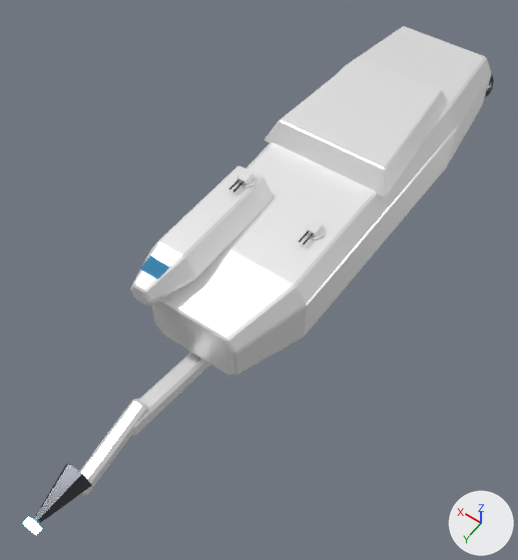
Before and after pictures for a commit that changed the glTF model public/models/ships/staratel.glb.
Both versions are drawn from a 50 mm camera at (-0.86, 1.56, 1.8) aimed at (-0.03, 0.4, -0.01). Lighting does not change. The marker at lower right points along +X, +Y and +Z. The first picture is the older version. Where no turn or scale is listed for an object, it has been applied to the vertices.

Objects in the first picture: 'Бункер', 'Бур', 'Кабина_сбоку', 'Корпус', 'Стрела_1', 'Стрела_2' and 7 more.
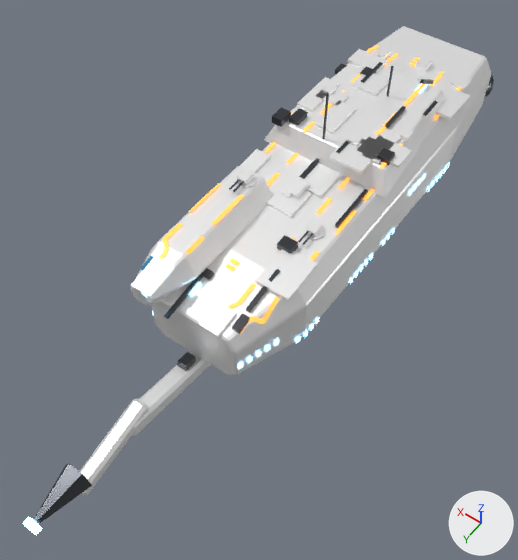
What differs and where, as boxes [x1, y1, x2, y2] in the pictures (518 x 560 px):
'Накладные_плиты', added: after [131, 49, 471, 337]
'Механика', added: after [164, 62, 438, 371]
'Разметка', added: after [159, 45, 461, 334]
'Решётки', added: after [141, 83, 450, 370]

The edits, one by one:
Material 'vent' (mat_vent) is new.
Its base color is (0.05, 0.12, 0.2) (dark blue #3f617c).
Its metallic is 0.3.
Its roughness is 0.3.
Its emission color is (0.25, 0.65, 1.0) (blue #89d3ff).
Its emission strength is 4.0.
Material 'stripe' (mat_stripe) is new.
Its base color is (1.0, 0.42, 0.08) (orange #ffad50).
Its metallic is 0.2.
Its roughness is 0.45.
Its emission color is (1.0, 0.38, 0.05) (orange #ffa63f).
Its emission strength is 1.2.
Mesh me_механика is new.
It has 168 vertices, 252 faces and spans x -0.212..0.212, y -0.663..0.663, z -0.26..0.26.
It uses material mat_dark (dark grey #4b4d52).
Mesh me_накладные_плиты is new.
It has 208 vertices, 312 faces and spans x -0.235..0.235, y -0.73..0.73, z -0.076..0.076.
It uses material mat_hull2 (white #ffffff).
Mesh me_решётки is new.
It has 232 vertices, 116 faces and spans x -0.264..0.264, y -0.642..0.642, z -0.165..0.165.
It uses material mat_vent (dark blue #3f617c, glowing blue #89d3ff).
Mesh me_разметка is new.
It has 728 vertices, 364 faces and spans x -0.206..0.206, y -0.724..0.724, z -0.072..0.072.
It uses material mat_stripe (orange #ffad50, glowing orange #ffa63f).
Object 'Механика' (ob_механика) is new; it shows me_механика.
Its location is (0.008, 0.098, 0.15).
Object 'Накладные_плиты' (ob_накладные_плиты) is new; it shows me_накладные_плиты.
Its location is (-0.012, 0.027, 0.175).
Object 'Решётки' (ob_решётки) is new; it shows me_решётки.
Its location is (0.0, 0.116, 0.069).
Object 'Разметка' (ob_разметка) is new; it shows me_разметка.
Its location is (0.0, 0.013, 0.165).
